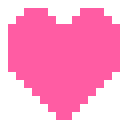
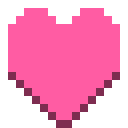
Before/after of a 128 x 128 layered artwork. What changed in the layer stack:
added layer "Background copy" over [8, 72, 120, 128]
